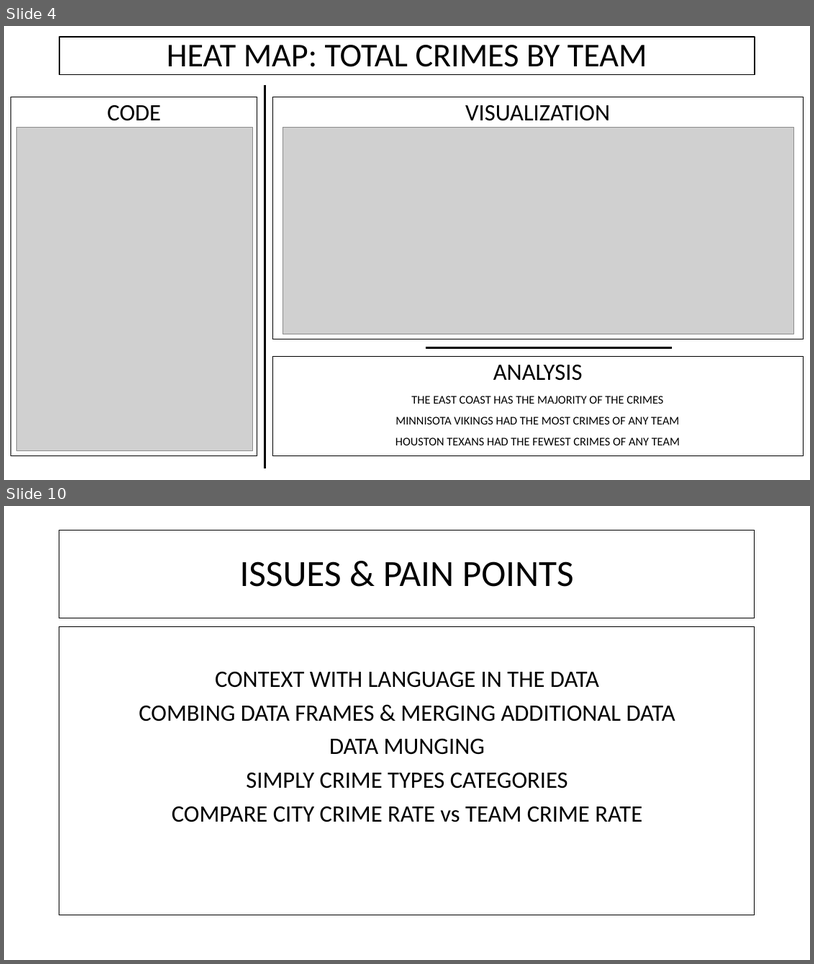
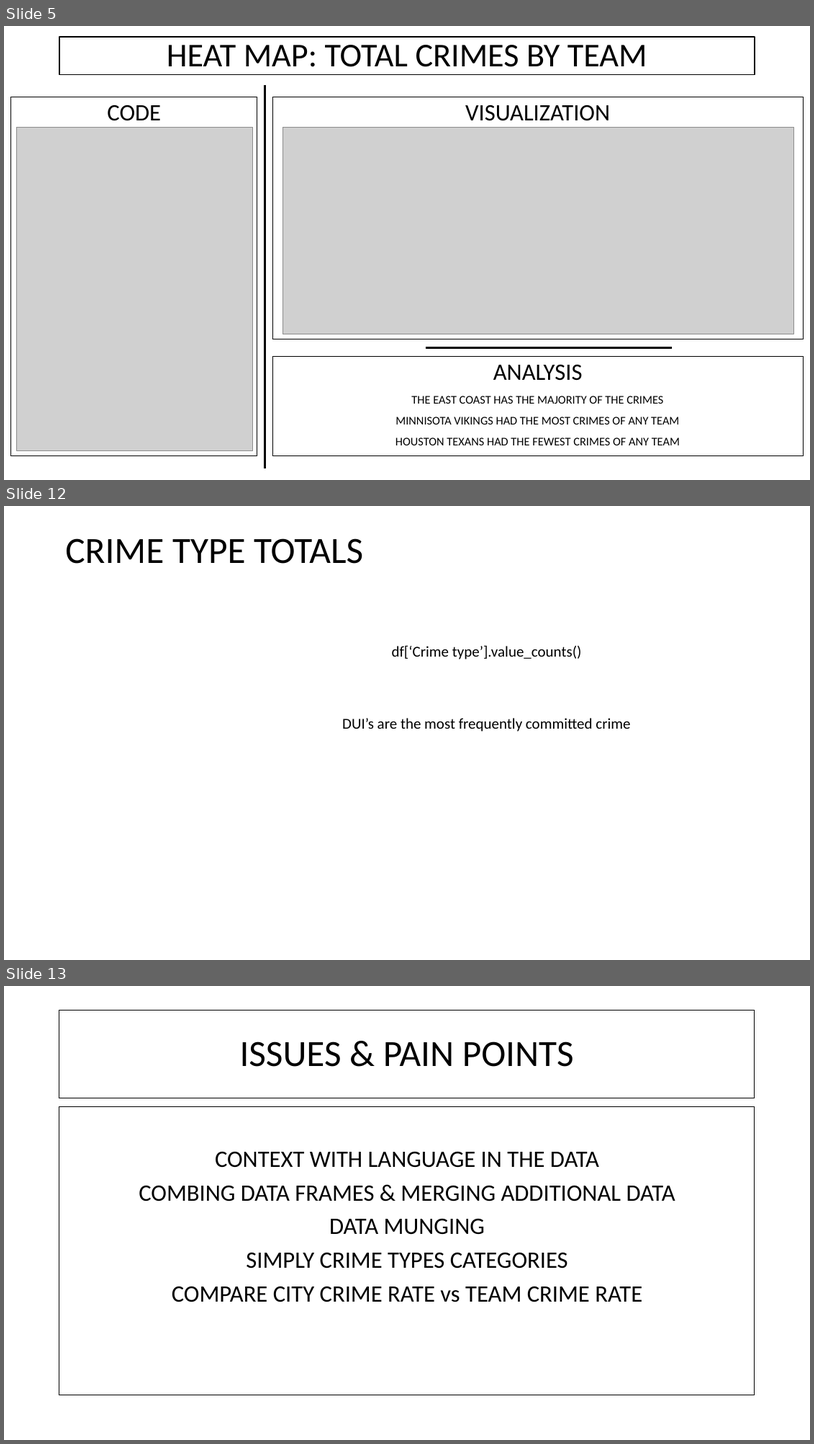
Before and after one commit to alecslaney/project2, a slide deck: CHADS_CODING/CRIME + NFL.pptx. Shown one above the other, each under a label of ours: slides 4 and 10 before the commit, slides 5, 12 and 13 after it; the slides between them are not shown. The pictures are 814x964 and 814x1444 pixels, drawn with LibreOffice and Linux fonts; fonts in the diff are those of the drawing; grey boxes stand for pictures; background and template pictures are left out. Boxes give left, top, right and bottom in pixels: in the first picture for what was removed or moved away, otherwise in the second. Text is boxed around its words. In the diff, an @@ line names an element or a change of style, - is before the commit and + after.

```diff
--- a/CHADS_CODING/CRIME + NFL.pptx
+++ b/CHADS_CODING/CRIME + NFL.pptx
@@ slide 12 added at bbox=[4, 506, 810, 960], background picture (left out) @@
@@ title added at bbox=[65, 538, 363, 564], 44 pt, text #000000 @@
+CRIME TYPE TOTALS
@@ text added at bbox=[342, 645, 630, 731], 18 pt, text #000000 @@
+df[‘Crime type’].value_counts()
+DUI’s are the most frequently committed crime
@@ what was slide 4 is now slide 5 @@
@@ what was slide 10 is now slide 13 @@
```
Also in this commit, not shown: 2 slides changed, 8 other slides added, 5 slides removed.
